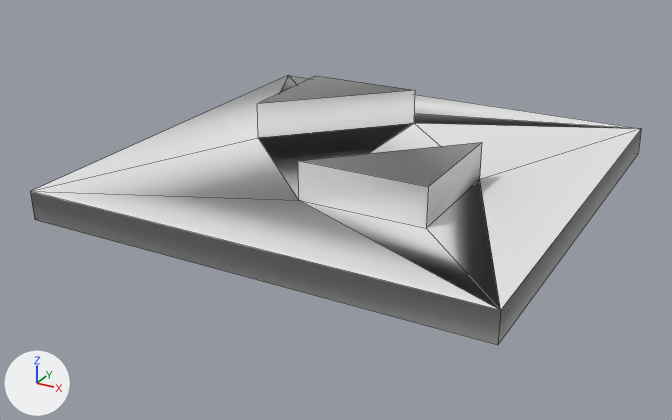
Renders of the OBJ model 3d/mini-golf/Obstacle_triangle_01.obj from each side of a commit.
The view is the same before and after, from a 50 mm camera at (4.16, -3.7, 2.37) aimed at (1.42, 1.28, -0.13). The axes (+X, +Y, +Z) are drawn at lower left. The lights are the same throughout. Mesh edges are drawn as thin lines. Where no turn or scale is listed for an object, it has been applied to the vertices.

Objects in the first picture: 'Obstacle_triangle_01'.
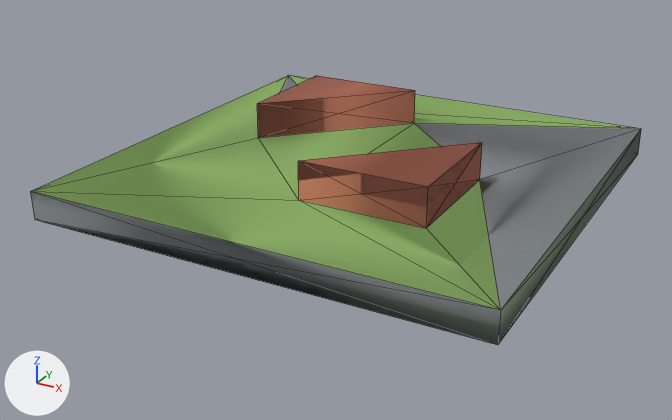
Patch to the scene script:
```diff
--- a/3d/mini-golf/Obstacle_triangle_01.obj.py
+++ b/3d/mini-golf/Obstacle_triangle_01.obj.py
@@ mat_green @@
 mat_green = principled_material('Green')
-mat_green.base_color = (0.8, 0.8, 0.8)  # white #e7e7e7
+mat_green.base_color = (0.475, 0.788, 0.239)  # green #b7e686
 mat_green.roughness = 1.0
@@ mat_red @@
 mat_red = principled_material('Red')
-mat_red.base_color = (0.8, 0.8, 0.8)  # white #e7e7e7
+mat_red.base_color = (0.71, 0.247, 0.161)  # beige #db8870
 mat_red.roughness = 1.0
@@ me_obstacle_triangle_01 @@
 # used by ob_obstacle_triangle_01; location = (0.0, 0.0, 0.0)
-me_obstacle_triangle_01.from_pydata(...)  # 20 vertices, 25 faces; spans x 0.0..3.0, y 0.0..3.0, z 0.0..0.44
+me_obstacle_triangle_01.from_pydata(...)  # 20 vertices, 58 faces; spans x 0.0..3.0, y 0.0..3.0, z 0.0..0.44
+# me_obstacle_triangle_01 part 1
+# 18 faces are deleted
+# 15 new faces join them, mat_green (green #b7e686)
+# 23 new faces join them, mat_backcolor (light grey #d2dade)
+# 13 new faces join them, mat_red (beige #db8870)
+# me_obstacle_triangle_01 part 2: 1 face spanning x 0.0..0.67, y 1.5..3.0, z 0.19 switches from mat_green (white #e7e7e7) to mat_backcolor (light grey #d2dade)
+# me_obstacle_triangle_01 part 3: 5 faces spanning x 0.0..3.0, y 0.0..3.0, z 0.19 switch from mat_backcolor (white #e7e7e7) to mat_green (green #b7e686)
+# me_obstacle_triangle_01 part 4: 1 face spanning x 1.5..2.33, y 0.67..1.5, z 0.44 switches from mat_backcolor (white #e7e7e7) to mat_red (beige #db8870)
+# me_obstacle_triangle_01 part 5: the surface is now shaded flat
 me_obstacle_triangle_01.materials.append(mat_red)
```

Location of each change, [x1, y1, x2, y2] in pixels of the pictures (672 x 420 px):
'Obstacle_triangle_01', recoloured, reshaped
    both: [30, 75, 641, 345]
part 1 of me_obstacle_triangle_01, built on
    both: [30, 90, 641, 345]
part 2 of me_obstacle_triangle_01, recoloured
    both: [280, 76, 297, 93]
part 3 of me_obstacle_triangle_01, recoloured (white to green)
    both: [31, 75, 638, 310]
part 4 of me_obstacle_triangle_01, recoloured
    both: [301, 142, 482, 186]
